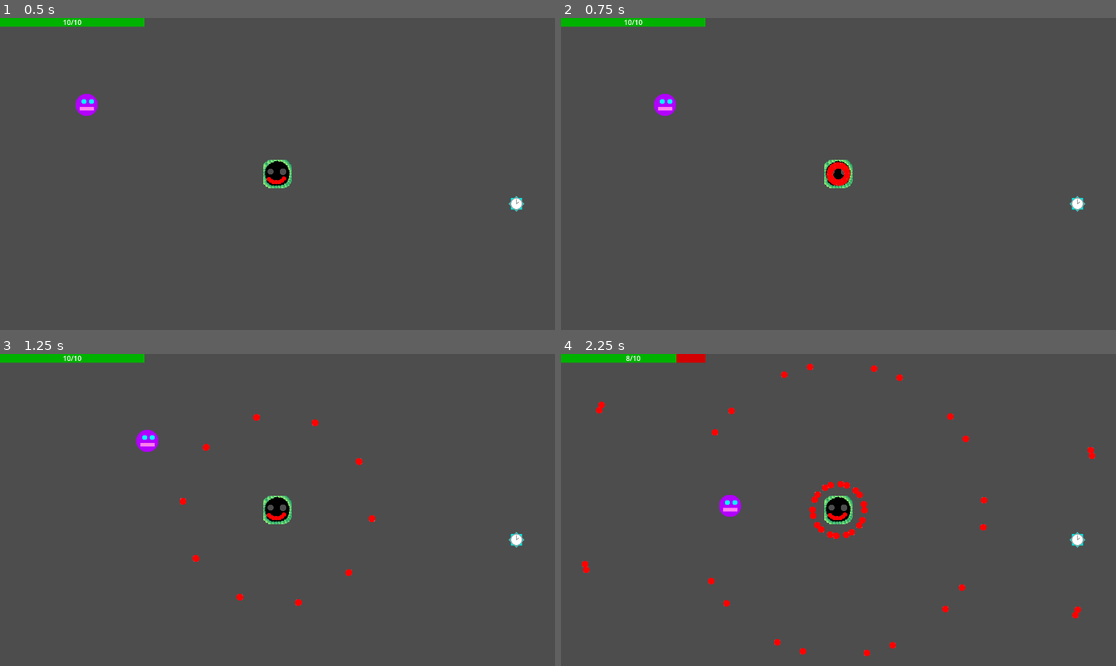
Above: before the commit, frames 1-4 (two rows, left to right).
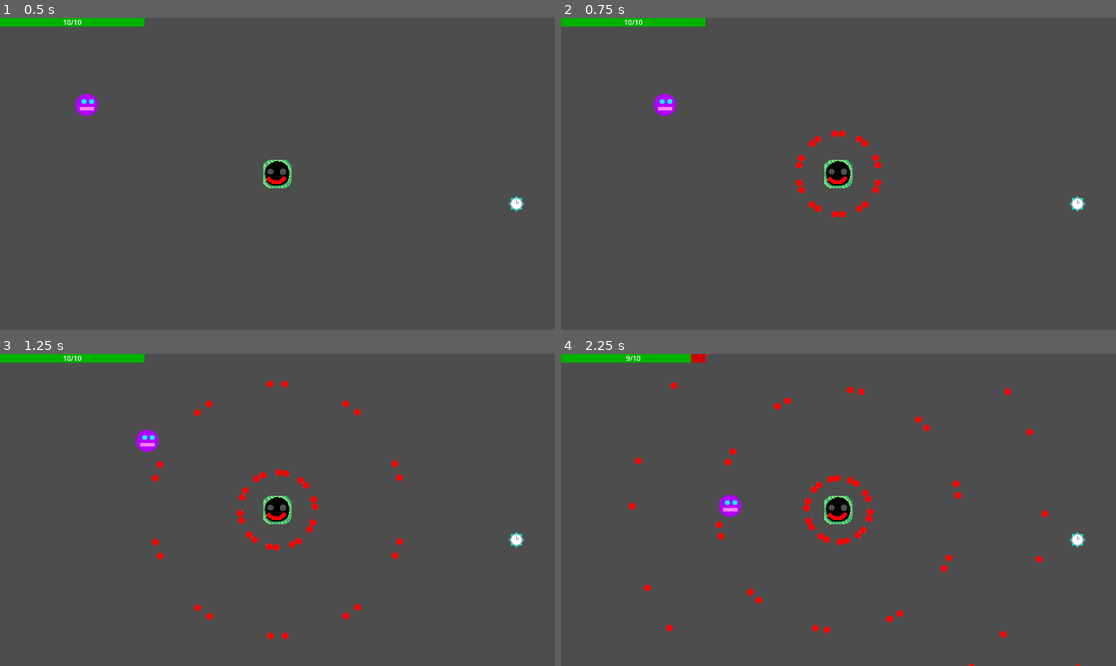
Above: after the commit, the same moments.

Repository: Antoine-Lagache/GameJam_2025
Game: Godot game, scene res://scene/main.tscn
Same seed, same stepped clock (60 frames per second), same inputs: the game is played once before the commit and once after it.
Inputs:
- Up to frame 1 (0.5 s): no input
- Up to frame 2 (0.75 s): tap Enter at 0.5 s; hold Right (right) from 0.53 s (still down)
- Up to frame 3 (1.25 s): keep holding Right (right)
- Up to frame 4 (2.25 s): release Right (right) at 1.28 s; hold Down (down) 1.28-2.03 s; hold Right (right) from 2.03 s (still down)

Frame 1 is identical in both runs. In frame 2, 0.6% of the frame differs, in the area x 42-58%, y 36-64%; in frame 3, 1.1%; in frame 4, 2.2%, in the area x 3-97%, y 0-100%.

Commit message:
pattern propre

Diff:
--- /dev/null
+++ b/gamejame/scene/pattern.tscn
@@ -0,0 +1,6 @@
+[gd_scene load_steps=2 format=3 uid="uid://dtecl56dotjfq"]
+
+[ext_resource type="Script" uid="uid://c2vwxktn1u0of" path="res://script/pattern.gd" id="1_7sky7"]
+
+[node name="pattern" type="Node2D"]
+script = ExtResource("1_7sky7")
--- a/gamejame/script/mechant.gd
+++ b/gamejame/script/mechant.gd
@@ -1,33 +1,22 @@
 extends Node2D
 
 
-@onready var bullet = load("res://scene/bullet.tscn")
+@onready var pattern_path = load("res://scene/pattern.tscn")
 var bullet_limit:int = 100
 
 func _ready():
 	add_to_group("mechant")
 	var screen = DisplayServer.screen_get_size()
 	position = Vector2(screen.x/2, screen.y/2)
+	var pattern = pattern_path.instantiate()
+	add_child(pattern)
 
 func _physics_process(_delta: float) -> void:
 	pass
 
 
 func _on_timer_timeout() -> void:
-	if len(get_tree().get_nodes_in_group("bullet")) < bullet_limit and Global.time_speed:
-		var angle = randf_range(0, 2 * PI)
-		for i in range(10):
-			var new_bullet:Node = bullet.instantiate()
-			new_bullet.speed = 600
-			new_bullet.direction =  2 * PI / 10 * i + angle
-			new_bullet.angular_velocity = 0.01
-			add_child(new_bullet)
-		for i in range(10):
-			var new_bullet:Node = bullet.instantiate()
-			new_bullet.speed = 600
-			new_bullet.direction =  2 * PI / 10 * (i + 0.5) + angle
-			new_bullet.angular_velocity = - 0.01
-			add_child(new_bullet)
+	pass
 
 func _on_area_2d_body_entered(body: Node2D) -> void:
 	if body.is_in_group("player"):
--- /dev/null
+++ b/gamejame/script/pattern.gd
@@ -0,0 +1,40 @@
+extends Node2D
+
+@onready var bullet = load("res://scene/bullet.tscn")
+var bullet_limit:int = 200
+var pattern_id:int = 1
+
+
+func _ready():
+	start_pattern(pattern_id)
+
+func _physics_process(delta: float) -> void:
+	pass
+
+func start_pattern(id:int) -> void:
+	pattern_id = id
+	match id:
+		0:
+			pass
+		1:
+			pattern_1()
+		_:
+			print("idk what happened, but you are trying to use a non existent pattern")
+
+func pattern_1():
+	while(pattern_id == 1):
+		await get_tree().create_timer(0.5).timeout # on attend une demi seconde
+		if len(get_tree().get_nodes_in_group("bullet")) < bullet_limit and Global.time_speed:
+			var angle = randf_range(0, 2 * PI)
+			for i in range(10):
+				var new_bullet:Node = bullet.instantiate()
+				new_bullet.speed = 600
+				new_bullet.direction =  2 * PI / 10 * i + angle
+				new_bullet.angular_velocity = 0.01
+				add_child(new_bullet)
+			for i in range(10):
+				var new_bullet:Node = bullet.instantiate()
+				new_bullet.speed = 600
+				new_bullet.direction =  2 * PI / 10 * (i + 0.5) + angle
+				new_bullet.angular_velocity = - 0.01
+				add_child(new_bullet)
Not shown, added: gamejame/script/pattern.gd.uid
